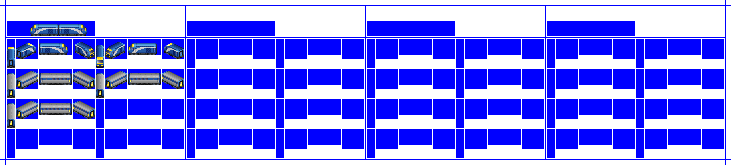
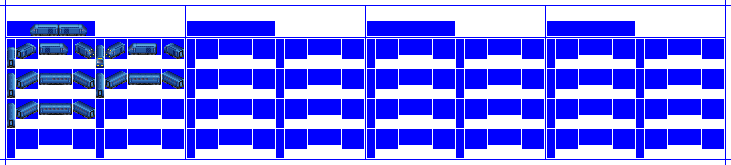
Revision of a layered 731 × 165 image; what changed, layer by layer:
hid "Liv5" over <box>7,25,184,125</box>
showed "CC1" over <box>7,25,184,125</box>
